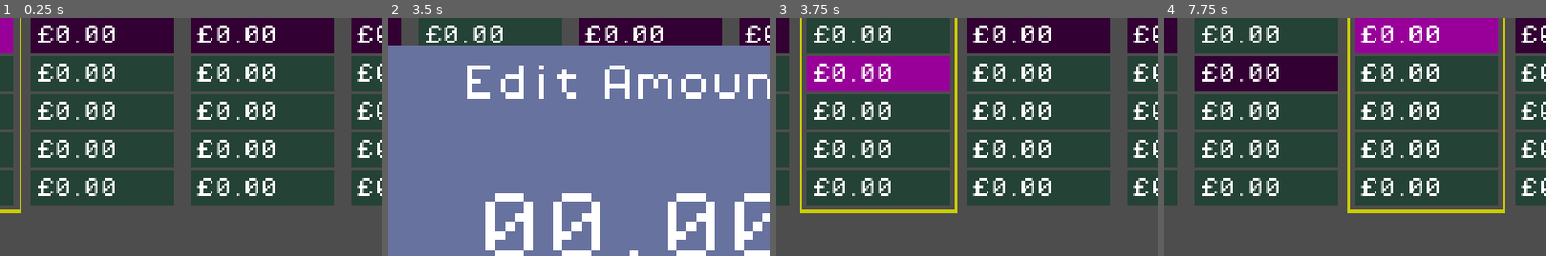
Above: before the commit, frames 1-4 (left to right).
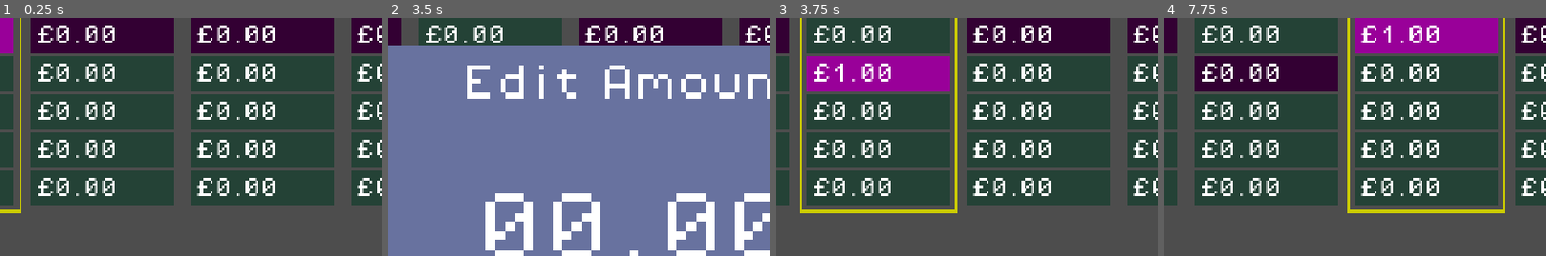
Above: after the commit, the same moments.

Repository: phrasmotica/budget-visualiser
Game: Godot game, scene res://scenes/ui/year_grid/year_grid.tscn
The game is run twice, just before and just after one commit, with the same random seed, the same clock (stepped at 60 frames per second) and the same inputs. This scene is started directly instead of the project's main scene.
Inputs:
- Up to frame 1 (0.25 s): no input
- Up to frame 2 (3.5 s): tap Enter (ui_accept) at 0.5, 0.77, 1.25, 1.52, 2, 2.75, 3.02 s; hold Right (ui_right) 0.53-1.28 s; tap Shift (bulk_modifier) every 0.75 s from 0.6 to 2.85 s; hold Down (ui_down) 1.28-2.03 s; hold Right (ui_right) 2.03-2.78 s; hold Up (ui_up) from 2.78 s (still down)
- Up to frame 3 (3.75 s): tap Enter (ui_accept) at 3.5 s; release Up (ui_up) at 3.53 s; hold Left (ui_left) from 3.53 s (still down); tap Shift (bulk_modifier) at 3.6 s
- Up to frame 4 (7.75 s): tap Enter (ui_accept) at 3.77, 4.25, 4.52, 6.02, 6.77, 7.52 s; tap Shift (bulk_modifier) every 0.75 s from 4.35 to 7.35 s; release Left (ui_left) at 5.03 s; hold Down (ui_down) 5.03-5.78 s; hold Right (ui_right) 5.78-6.53 s; hold Up (ui_up) 6.53-7.28 s; hold Right (ui_right) from 7.28 s (still down)
The pictures show only the part of the screen within x 18-68%, y 7-57%; the shares and areas given below are measured in that part.

Frames 1-2 are identical in both runs. In frame 3, 0.2% of the frame differs, in the area x 14-18%, y 19-27%; in frame 4, 0.1%.

Commit message:
Inject the amount entered in the modal into the highlighted category cell when finished

Diff:
--- a/scenes/ui/category_cell/category_cell.gd
+++ b/scenes/ui/category_cell/category_cell.gd
@@ -2,6 +2,9 @@
 extends PanelContainer
 
 enum State { IDLE, HIGHLIGHTED, DIMMED, EDITING }
+
+@onready
+var appearance: CategoryCellAppearance = %Appearance
 
 var _state_factory := CategoryCellStateFactory.new()
 var _current_state: CategoryCellState = null
@@ -17,7 +20,8 @@
 
 	_current_state.setup(
 		self,
-		state_data)
+		state_data,
+		appearance)
 
 	_current_state.state_transition_requested.connect(switch_state)
 	_current_state.name = "CategoryCellStateMachine: %s" % str(state)
@@ -35,3 +39,10 @@
 func unhighlight() -> void:
 	if _current_state:
 		_current_state.unhighlight()
+
+func inject_amount(amount: float) -> void:
+	if _current_state:
+		_current_state.inject_amount(amount)
+
+func is_highlighted() -> bool:
+	return _current_state and _current_state.is_highlighted()
--- a/scenes/ui/category_cell/category_cell.tscn
+++ b/scenes/ui/category_cell/category_cell.tscn
@@ -1,7 +1,8 @@
-[gd_scene load_steps=3 format=3 uid="uid://bpby7se4jfjdu"]
+[gd_scene load_steps=4 format=3 uid="uid://bpby7se4jfjdu"]
 
 [ext_resource type="Theme" uid="uid://c1ktlawkckrai" path="res://themes/theme_pixel.tres" id="1_oxtu4"]
 [ext_resource type="Script" uid="uid://bwvawsuxn3h6x" path="res://scenes/ui/category_cell/category_cell.gd" id="2_oxtu4"]
+[ext_resource type="Script" uid="uid://c8awvrsvil2m3" path="res://scenes/ui/category_cell/category_cell_appearance.gd" id="3_03w0u"]
 
 [node name="CategoryCell" type="PanelContainer"]
 custom_minimum_size = Vector2(240, 60)
@@ -10,6 +11,11 @@
 theme = ExtResource("1_oxtu4")
 theme_type_variation = &"IdlePanelContainer"
 script = ExtResource("2_oxtu4")
+
+[node name="Appearance" type="Node" parent="." node_paths=PackedStringArray("amount_label")]
+unique_name_in_owner = true
+script = ExtResource("3_03w0u")
+amount_label = NodePath("../MarginContainer/VBoxContainer/AmountLabel")
 
 [node name="MarginContainer" type="MarginContainer" parent="."]
 layout_mode = 2
@@ -27,7 +33,7 @@
 custom_minimum_size = Vector2(0, 4)
 layout_mode = 2
 
-[node name="Label" type="Label" parent="MarginContainer/VBoxContainer"]
+[node name="AmountLabel" type="Label" parent="MarginContainer/VBoxContainer"]
 layout_mode = 2
 theme_override_font_sizes/font_size = 32
 text = "£0.00"
--- /dev/null
+++ b/scenes/ui/category_cell/category_cell_appearance.gd
@@ -0,0 +1,9 @@
+class_name CategoryCellAppearance
+extends Node
+
+@export
+var amount_label: Label
+
+func set_amount(amount: float) -> void:
+	if amount_label:
+		amount_label.text = "£%.2f" % amount
--- a/scenes/ui/category_cell/states/category_cell_state.gd
+++ b/scenes/ui/category_cell/states/category_cell_state.gd
@@ -5,13 +5,16 @@
 
 var _category_cell: CategoryCell = null
 var _state_data: CategoryCellStateData = null
+var _appearance: CategoryCellAppearance = null
 
 func setup(
 	category_cell: CategoryCell,
 	state_data: CategoryCellStateData,
+	appearance: CategoryCellAppearance,
 ) -> void:
 	_category_cell = category_cell
 	_state_data = state_data
+	_appearance = appearance
 
 func transition_state(
 	new_state: CategoryCell.State,
@@ -27,3 +30,9 @@
 
 func unhighlight() -> void:
 	pass
+
+func inject_amount(_amount: float) -> void:
+	pass
+
+func is_highlighted() -> bool:
+	return false
--- a/scenes/ui/category_cell/states/category_cell_state_highlighted.gd
+++ b/scenes/ui/category_cell/states/category_cell_state_highlighted.gd
@@ -11,3 +11,9 @@
 
 func unhighlight() -> void:
 	transition_state(CategoryCell.State.IDLE)
+
+func inject_amount(amount: float) -> void:
+	_appearance.set_amount(amount)
+
+func is_highlighted() -> bool:
+	return true
--- a/scenes/ui/month_grid/cell_manager.gd
+++ b/scenes/ui/month_grid/cell_manager.gd
@@ -16,5 +16,13 @@
 		if i == index:
 			cells[i].dim()
 
+func inject_amount(amount: float) -> void:
+	print("Injecting %.2f into cell manager" % amount)
+
+	for c in cells:
+		if c.is_highlighted():
+			print("Injecting %.2f into cell %s" % [amount, c.name])
+			c.inject_amount(amount)
+
 func count() -> int:
 	return cells.size()
--- a/scenes/ui/month_grid/month_grid.gd
+++ b/scenes/ui/month_grid/month_grid.gd
@@ -60,3 +60,10 @@
 func unhighlight() -> void:
 	if _current_state:
 		_current_state.unhighlight()
+
+func inject_amount(amount: float) -> void:
+	if _current_state:
+		_current_state.inject_amount(amount)
+
+func is_highlighted() -> bool:
+	return _current_state and _current_state.is_highlighted()
--- a/scenes/ui/month_grid/states/month_grid_state.gd
+++ b/scenes/ui/month_grid/states/month_grid_state.gd
@@ -30,3 +30,9 @@
 
 func unhighlight() -> void:
 	pass
+
+func inject_amount(_amount: float) -> void:
+	pass
+
+func is_highlighted() -> bool:
+	return false
--- a/scenes/ui/month_grid/states/month_grid_state_highlighted.gd
+++ b/scenes/ui/month_grid/states/month_grid_state_highlighted.gd
@@ -27,3 +27,9 @@
 
 func unhighlight() -> void:
 	transition_state(MonthGrid.State.IDLE)
+
+func inject_amount(amount: float) -> void:
+	_cell_manager.inject_amount(amount)
+
+func is_highlighted() -> bool:
+	return true
--- a/scenes/ui/year_grid/month_grid_manager.gd
+++ b/scenes/ui/year_grid/month_grid_manager.gd
@@ -15,6 +15,11 @@
 	for i in month_grids.size():
 		month_grids[i].unhighlight()
 
+func inject_amount(amount: float) -> void:
+	for m in month_grids:
+		if m.is_highlighted():
+			m.inject_amount(amount)
+
 func _refresh() -> void:
 	for i in month_grids.size():
 		if i == _highlighted_index:
--- a/scenes/ui/year_grid/states/year_grid_state_data.gd
+++ b/scenes/ui/year_grid/states/year_grid_state_data.gd
@@ -1,4 +1,13 @@
 class_name YearGridStateData
+
+var _entered_amount := 0.0
 
 static func build() -> YearGridStateData:
 	return YearGridStateData.new()
+
+func with_entered_amount(entered_amount: float) -> YearGridStateData:
+	_entered_amount = entered_amount
+	return self
+
+func get_entered_amount() -> float:
+	return _entered_amount
--- a/scenes/ui/year_grid/states/year_grid_state_disabled.gd
+++ b/scenes/ui/year_grid/states/year_grid_state_disabled.gd
@@ -11,5 +11,8 @@
 		_on_entry_finished
 	)
 
-func _on_entry_finished(_amount: float) -> void:
-	transition_state(YearGrid.State.IDLE)
+func _on_entry_finished(amount: float) -> void:
+	var state_data := YearGridStateData.build() \
+		.with_entered_amount(amount)
+
+	transition_state(YearGrid.State.IDLE, state_data)
--- a/scenes/ui/year_grid/states/year_grid_state_idle.gd
+++ b/scenes/ui/year_grid/states/year_grid_state_idle.gd
@@ -9,6 +9,8 @@
 
 	_amount_entry_modal.disable()
 
+	SignalHelper.once_next_frame(_inject_entered_amount)
+
 	SignalHelper.persist(
 		GridInput.move_right,
 		_on_move_right
@@ -18,6 +20,10 @@
 		GridInput.move_left,
 		_on_move_left
 	)
+
+func _inject_entered_amount() -> void:
+	var entered_amount := _state_data.get_entered_amount()
+	_month_grid_manager.inject_amount(entered_amount)
 
 func _process(_delta: float) -> void:
 	if Input.is_action_just_released("ui_accept"):
Not shown, added: scenes/ui/category_cell/category_cell_appearance.gd.uid
